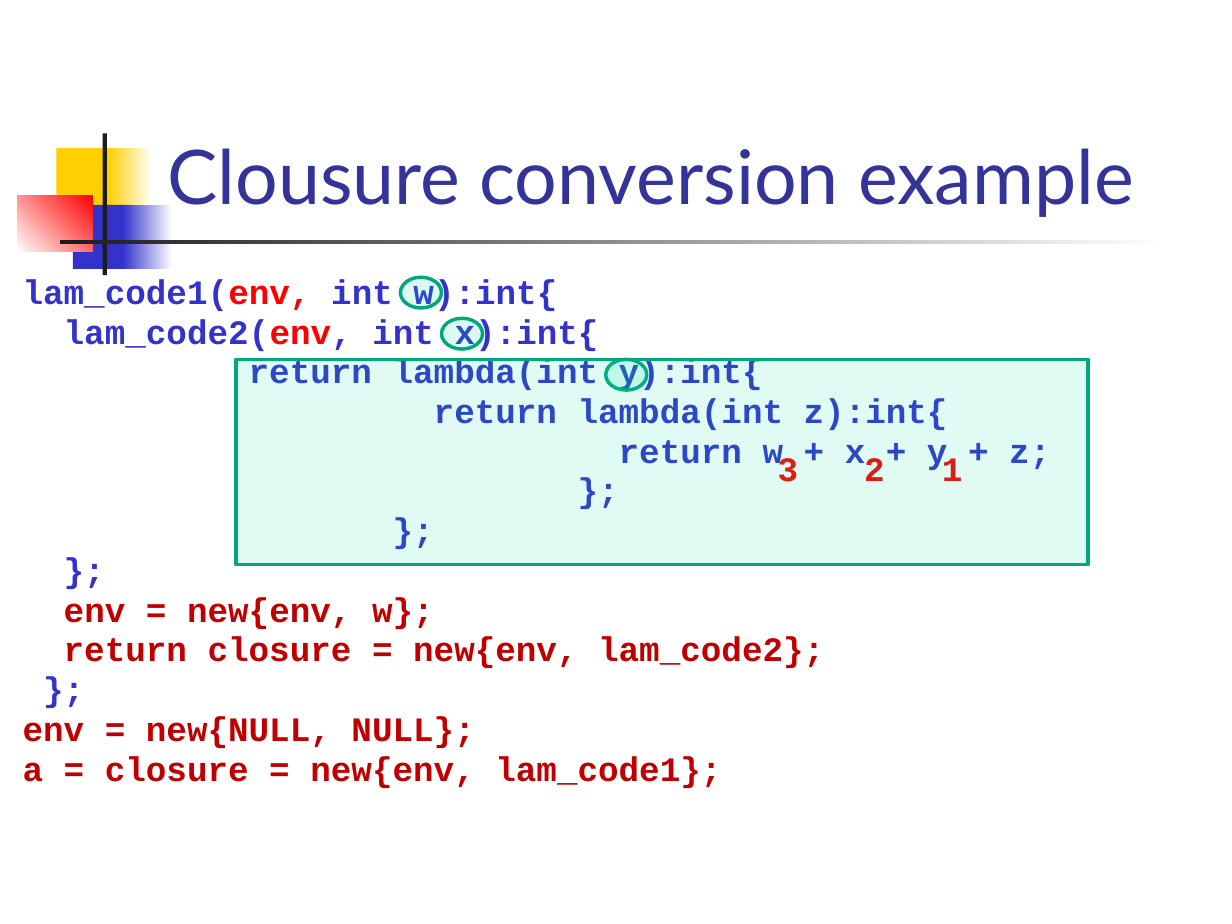
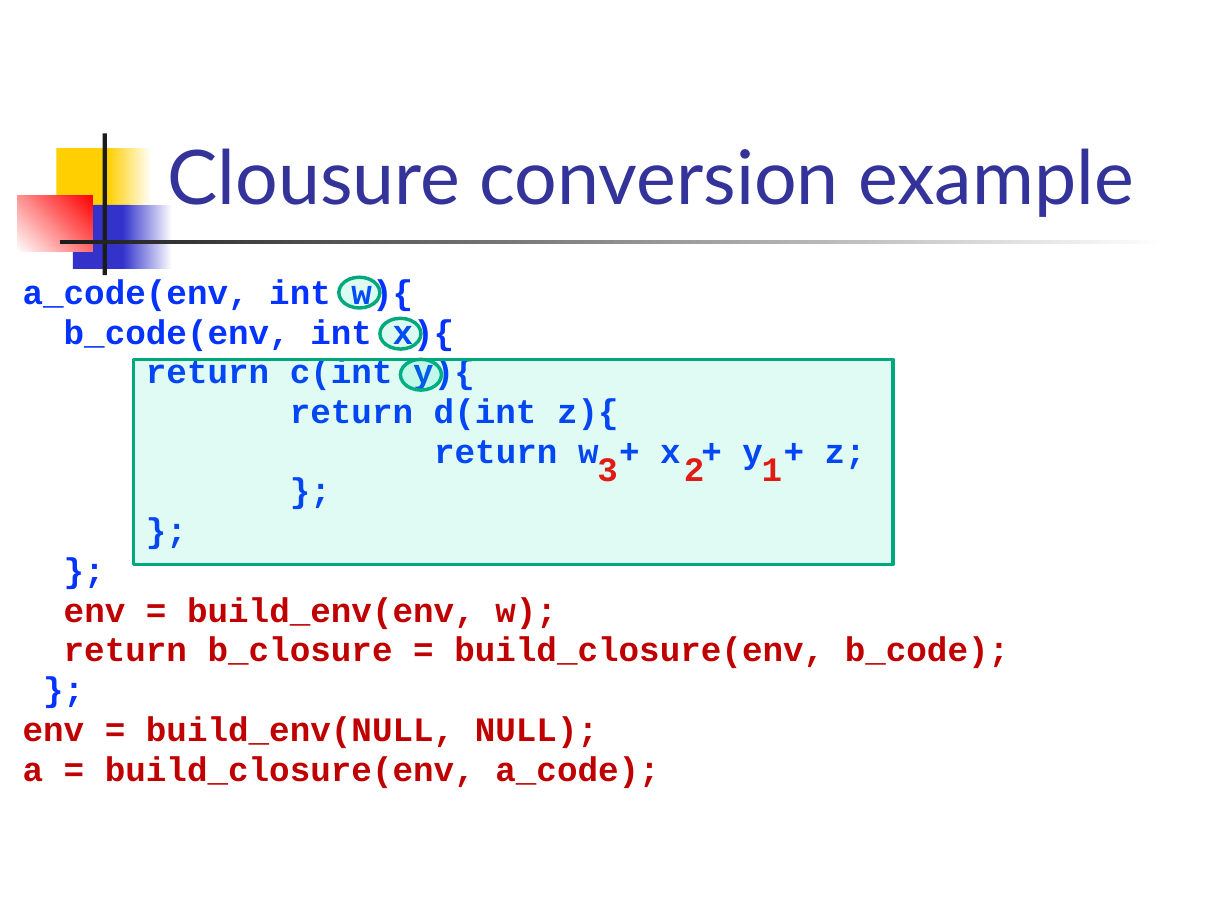
Before and after one commit to csslab-ustc/csslab-ustc.github.io, a slide deck: slide 22 of courses/compiler/slides/lec20-ir-closure.pptx. Drawn at 1232x924 pixels with LibreOffice and Linux fonts; fonts in the diff are those of the drawing. Boxes give left, top, right and bottom in pixels: in the first picture for what was removed or moved away, otherwise in the second. Text is boxed around its words. In the diff, an @@ line names an element or a change of style, - is before the commit and + after.

```diff
--- a/courses/compiler/slides/lec20-ir-closure.pptx
+++ b/courses/compiler/slides/lec20-ir-closure.pptx
@@ text at (23,279,619,430): text changed; text colour #3333CC to #0432FF @@
-lam_code1(env, int w):int{
-lam_code2(env, int x):int{
-return lambda(int y):int{
-return lambda(int z):int{
+a_code(env, int w){
+b_code(env, int x){
+return c(int y){
+return d(int z){
@@ ellipse: place and size @@
-ellipse at (400,277,441,308)
+ellipse at (339,277,379,308)
@@ ellipse: place and size @@
-ellipse at (441,318,482,349)
+ellipse at (379,318,420,349)
@@ rectangle: place and size @@
-rectangle at (237,360,1089,565)
+rectangle at (133,360,893,565)
@@ ellipse: place and size @@
-ellipse at (606,360,647,391)
+ellipse at (400,360,441,391)
@@ text at (434,440,866,470): text colour #3333CC to #0432FF in "return w + x + y + ...", "};", "};", "};" and 1 more places @@
@@ 3 texts: place and size @@
-3 texts at (778,456,963,482)
+3 texts at (597,458,783,482)
@@ text at (64,597,1009,668): text changed @@
-env = new{env, w};
-return closure = new{env, lam_code2};
+env = build_env(env, w);
+return b_closure = build_closure(env, b_code);
@@ text at (23,716,659,788): text changed @@
-env = new{NULL, NULL};
-a = closure = new{env, lam_code1};
+env = build_env(NULL, NULL);
+a = build_closure(env, a_code);
```
Also in this commit, not shown: 20 other slides changed, 1 slide added, 1 slide removed.
